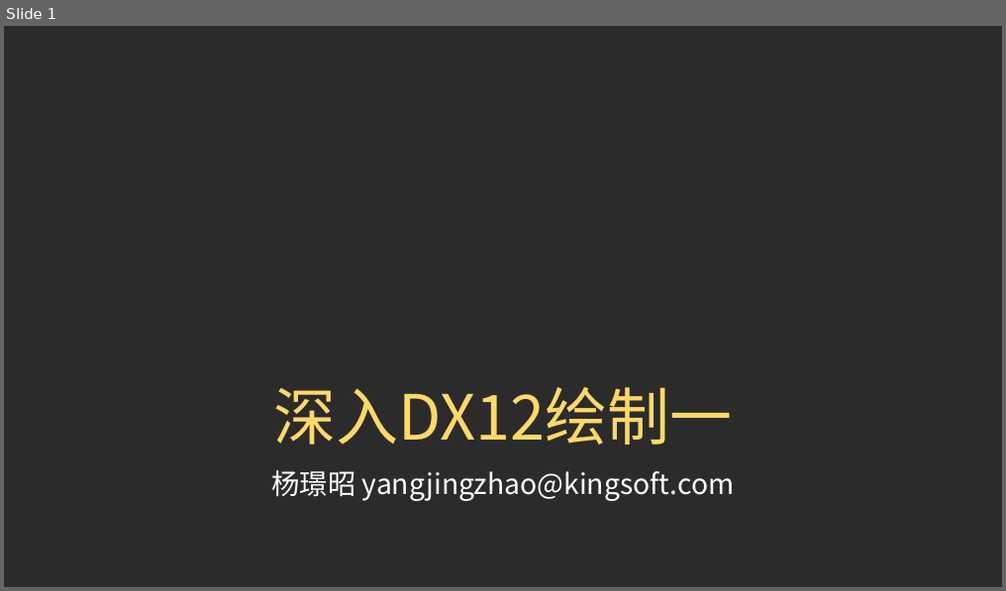
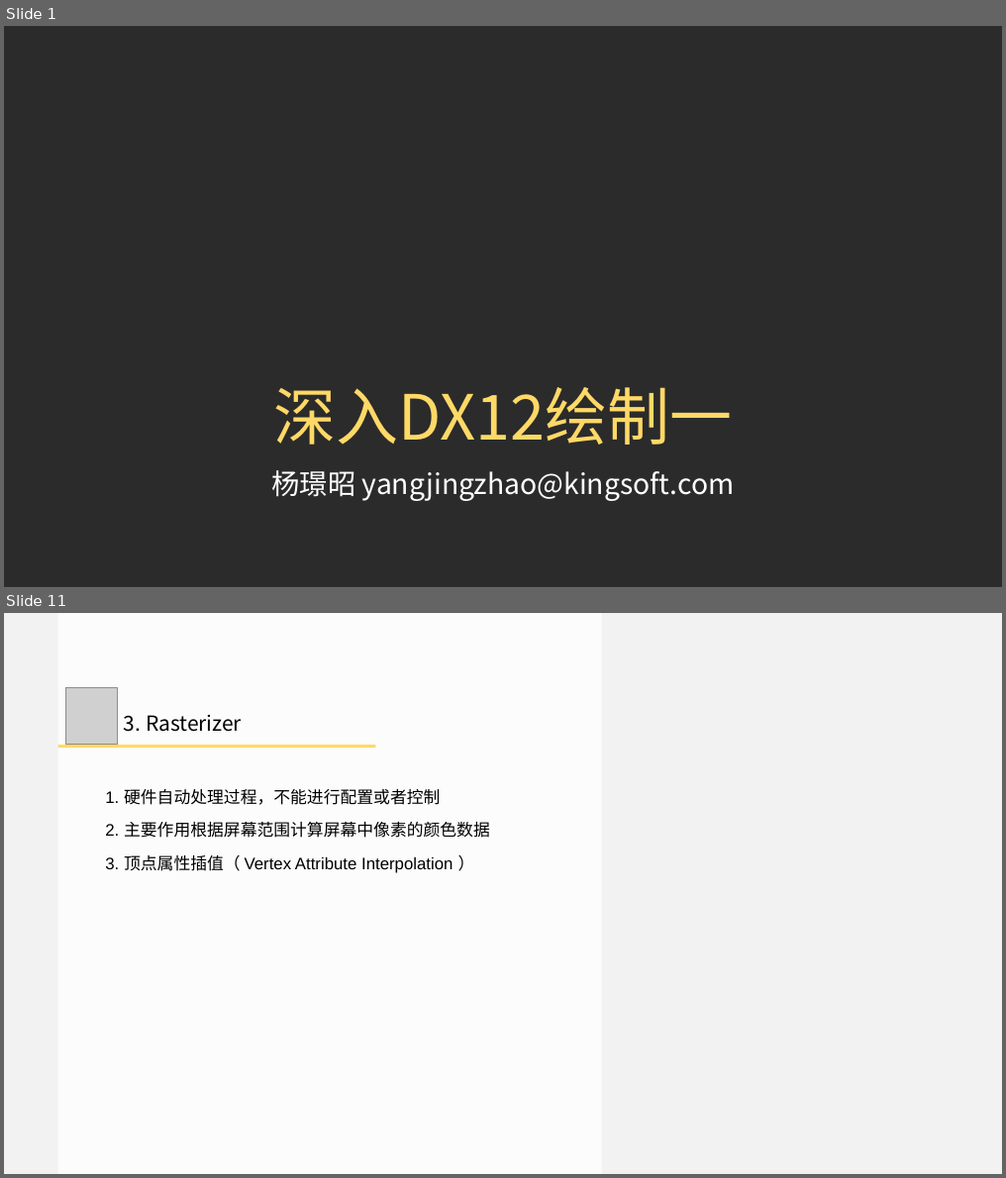
Before and after one commit to doomlover/KSGameEngineTutorials, a slide deck: PPTs/03.深入DX12绘制一.pptx. Shown one above the other, each under a label of ours: slide 1 before the commit, slides 1 and 11 after it; the slides between them are not shown. The pictures are 1006x591 and 1006x1178 pixels, drawn with LibreOffice and Linux fonts; fonts in the diff are those of the drawing; grey boxes stand for pictures; background and template pictures are left out; a plain dark background stands for a picture behind light text. Boxes give left, top, right and bottom in pixels: in the first picture for what was removed or moved away, otherwise in the second. Text is boxed around its words. In the diff, an @@ line names an element or a change of style, - is before the commit and + after.

```diff
--- a/PPTs/03.深入DX12绘制一.pptx
+++ b/PPTs/03.深入DX12绘制一.pptx
@@ slide 11 added at [4,613,1002,1174], background #F2F2F2 @@
@@ rectangle added at [58,613,602,1174], fill #FFFFFF at 80% opacity @@
@@ picture added at [66,687,117,744] @@
@@ text added at [124,715,242,732], 40 pt, text #000000 @@
+3. Rasterizer
@@ rectangle added at [58,745,375,748], fill #FFD966 @@
@@ text added at [105,789,490,873], 32 pt, text #000000 @@
+1. 硬件自动处理过程，不能进行配置或者控制
+2. 主要作用根据屏幕范围计算屏幕中像素的颜色数据
+3. 顶点属性插值（ Vertex Attribute Interpolation ）
```
Also in this commit, not shown: 1 slide changed, 27 other slides added, 8 slides removed, 1 other file.
